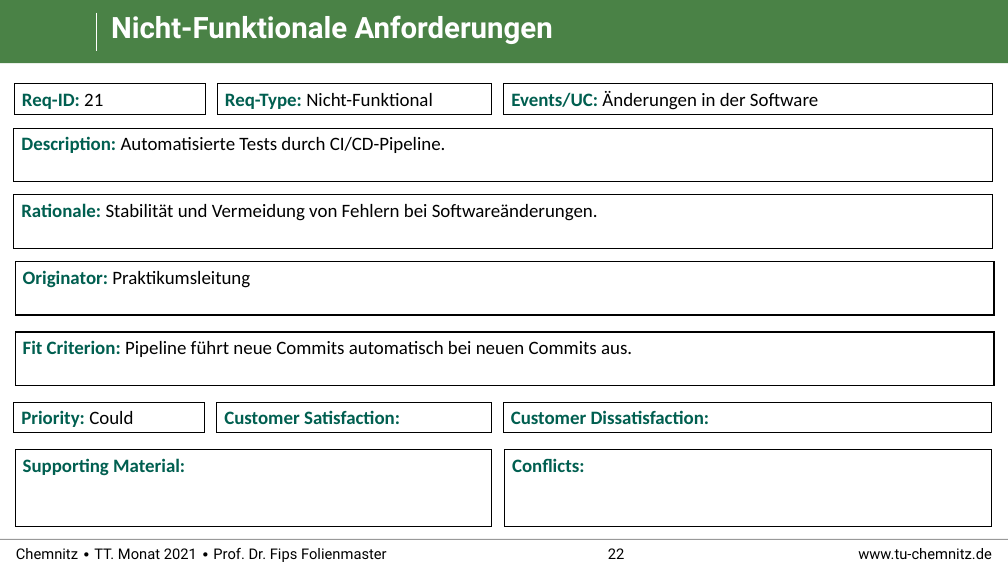
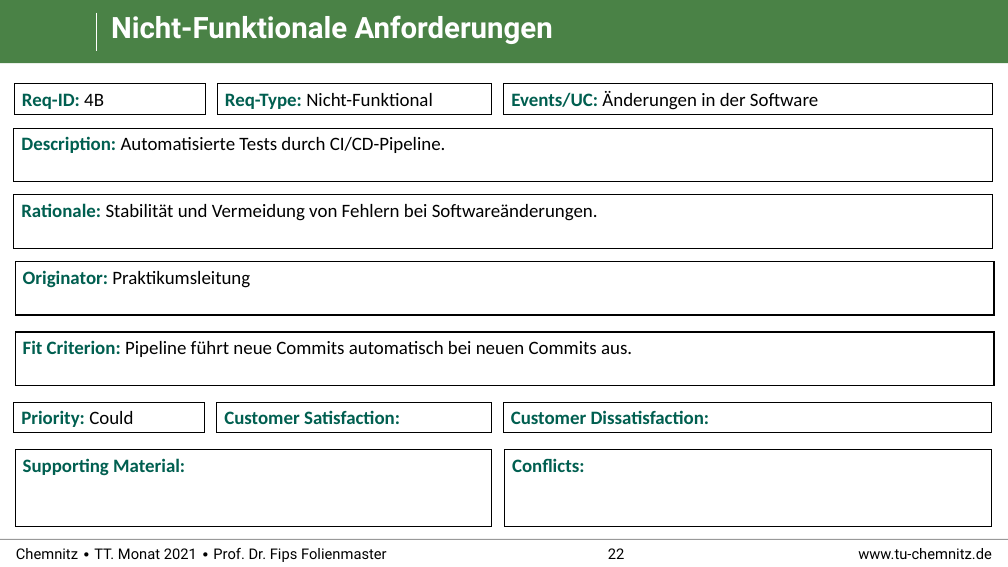
Before and after one commit to RealBiggerBo/Softwaretechnik, a slide deck: slide 22 of SnowCards_Requirements.pptx. Drawn at 1008x567 pixels with LibreOffice and Linux fonts; fonts in the diff are those of the drawing; background and template pictures are left out. Boxes give left, top, right and bottom in pixels: in the first picture for what was removed or moved away, otherwise in the second. Text is boxed around its words. In the diff, an @@ line names an element or a change of style, - is before the commit and + after.

Commit message:
Funktionale und nicht-funktionale Anforderungen umbennant

```diff
--- a/SnowCards_Requirements.pptx
+++ b/SnowCards_Requirements.pptx
@@ text in rectangle at [22,93,104,109]: text changed @@
-Req-ID: 21
+Req-ID: 4B
```
Also in this commit, not shown: 26 other slides changed.
